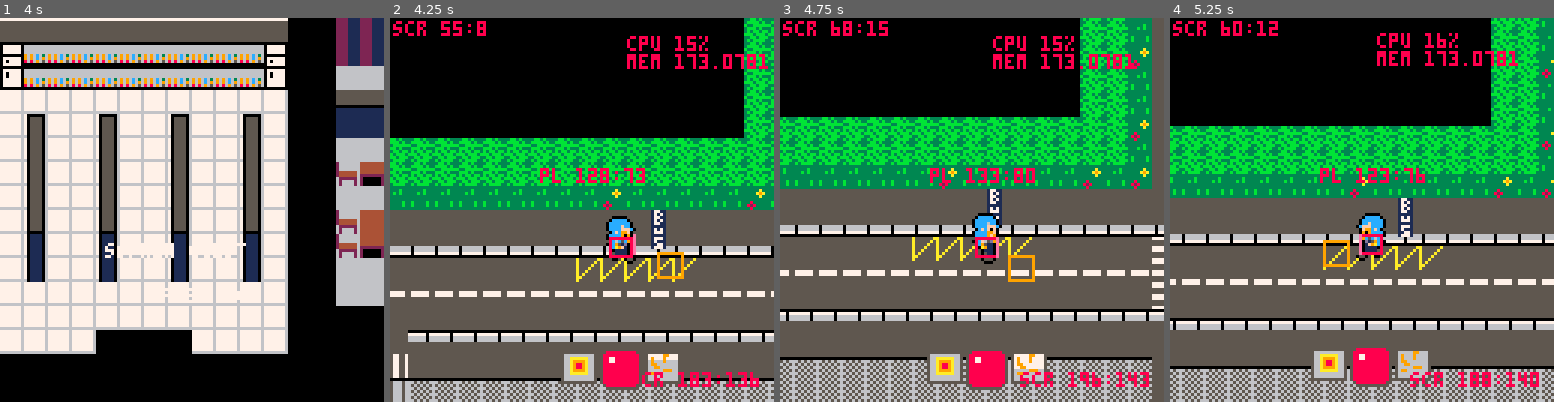
Above: before the commit, frames 1-4 (left to right).
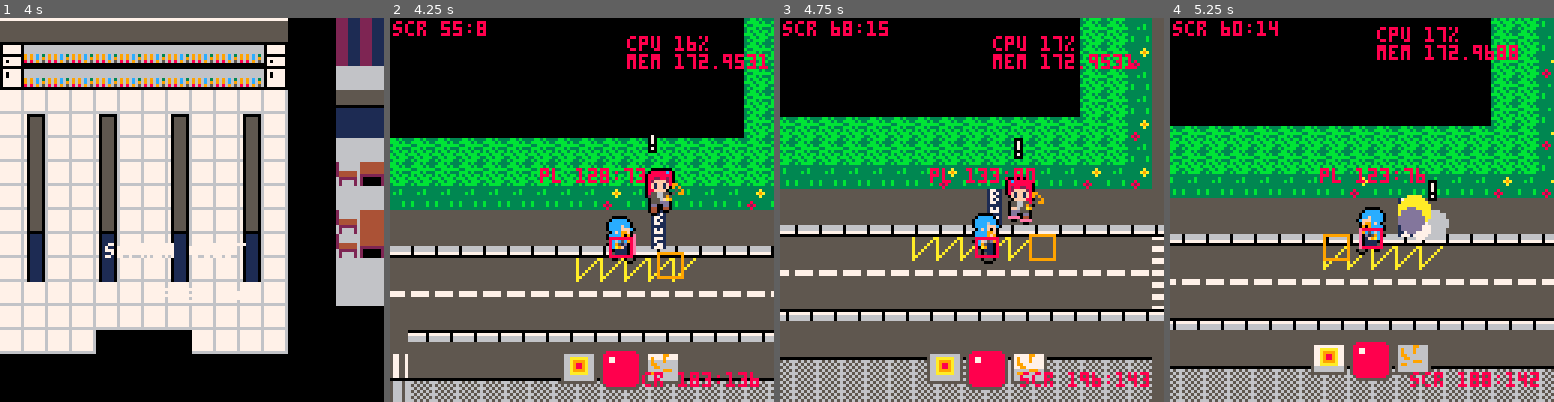
Above: after the commit, the same moments.

Repository: JasonHaenlin/pico-8-sophiaquest
Game: PICO-8 cartridge sophiaquest.p8
The game is run twice, just before and just after one commit, with the same random seed, the same clock (stepped at 60 frames per second) and the same inputs.
Inputs:
- Up to frame 1 (4 s): tap X (X key) at 0.33, 1.07, 1.85, 2.97 s; tap O (Z key) at 0.7, 1.7, 2.1, 2.5, 2.9, 3.3, 3.7 s; hold Right 1.6-2.1 s; hold Up 2.15-2.42 s; hold Right 2.47-3.03 s; hold Left 3.08-3.58 s; hold Down 3.63-3.97 s
- Up to frame 2 (4.25 s): hold Right from 4.02 s (still down); tap X (X key) at 4.08 s; tap O (Z key) at 4.1 s
- Up to frame 3 (4.75 s): tap O (Z key) at 4.5 s; release Right at 4.68 s; hold Up from 4.73 s (still down)
- Up to frame 4 (5.25 s): tap O (Z key) at 4.9 s; release Up at 5.03 s; hold Left from 5.08 s (still down); tap X (X key) at 5.2 s

Frame 1 is identical in both runs. In frame 2, 1.1% of the frame differs, in the area x 66-94%, y 4-52%; in frame 3, 1.4%; in frame 4, 4.4%, in the area x 25-97%, y 0-97%.

Commit message:
changed pattern

Diff:
--- a/sophiaquest.p8
+++ b/sophiaquest.p8
@@ -1577,15 +1577,15 @@
 
 
 __gff__
-800080808000008080808080808000008000008080000080808080808000000080008080800000808080000080000000800080808000000082a000000080800000000080808080808000000000000000008000808080008080000000000000000000000080808080800000000000000085850505000000808080808000000000
+000000808000000000008080808000000000008080000000000080808000000000008080800000000000000080000000800080808000000082a000000080800000000080808080808000000000000000008000808080008080000000000000000000000080808080800000000000000085850505000000808080808000000000
 0000008080800000000000000000000500000080808000000000000000000000000000808080000000000000000000000000008080800000000000000000000000000000000000000000000000000000000000000000000000000000000000000000000000000000000000000000000000000000000000000000000000000000
 __map__
 000000000000000000000000000000000000000000000000000000000000000000000000000000000000000000000000000000000000000000000000000000000000000000000000000000000000000000171818070808080808080808080918181900000000002525252525003e3e3e3e3e3e3e007979790079797b7b797979
 00000000000000000000000000000000000000000002022112521215125012212107080808080808080808090000000002020207080808080808080808080808080809121252121512500200000000000027282817181818181818181818192828290000000000301212127a003d3d3d3d3d3d3d004646460046467b7b464646
 0000000000000000000000000000000000000000000202211252121512501221211718181818181818181819000000002324021718181818181818181818181818181912125212151250020000000000000a0d0d27282828282828282828290d0d1c0202000000575757577b005657755657757c007c7c7c7c7c7c7c7c7c1230
-0000000000000000000000000000000000000000000202311252121512501202212728282828282828282829000000003334021718181818181818181818181818181912125212151250020000000000001a1b1b1d0d0d1e0d0d0d1e0d0d1f1b1b1c02020000002e2e2e2e2e7c7c7c7c7c7c7c7c7c7c7c7c007c7c7c7c7c1212
-0000000000000000000000000000000000000000000202211252121512501202211d1e1e1e1e0d1e1e1e1e1f000000002324021718181818181818181818181818181912125212151250020000000000001a1b1b2d1e1e1e1e1e1e1e1e1e2f1b431c02020000002e2e2e2e2e007c7c7c7c7c7c7c007c7c7c0043003e797c793e
-0000000000000000000000000000000000000000000202211252121512501202212d1e04041e0d1e04041e2f000000003334022728282828282828282828282828282912125212151250020000000202021a1b1b2d1e04041e1e1e04041e2f1b531c02020202002e2e2e2e2e0079474779797979007c7c7c0053003d467c463d
+0000000000000000000000000000000000000000000202311252121512501202212728282828282828282829000000003334021718181818181818181818181818181912125212151250020000000000001a1b1b1d0d0d1e0d0d0d1e0d0d1f1b1b1c02020000003b3b3b3b3b7c7c7c7c7c7c7c7c7c7c7c7c007c7c7c7c7c1212
+0000000000000000000000000000000000000000000202211252121512501202211d1e1e1e1e0d1e1e1e1e1f000000002324021718181818181818181818181818181912125212151250020000000000001a1b1b2d1e1e1e1e1e1e1e1e1e2f1b431c02020000003b3b3b3b3b007c7c7c7c7c7c7c007c7c7c0043003e797c793e
+0000000000000000000000000000000000000000000202211252121512501202212d1e04041e0d1e04041e2f000000003334022728282828282828282828282828282912125212151250020000000202021a1b1b2d1e04041e1e1e04041e2f1b531c02020202003b3b3b3b3b0079474779797979007c7c7c0053003d467c463d
 0002020202020202020202020202020202020202020202311252121512501223242d1e14141e1e1e14141e2f000000002324020a666666660b666666660b666666660c12125212151250020000002121212121212d1e14141e1e1e14141e2f12121221212121003e3e79797979464343463e3e3e00477c7c007c003d67676767
 0002020202020202020202020202020202020202020202211252121512501233343131121231313112123131000000003334021a1b04041b1b1b04041b1b1b04041b1c1212521215125002000000121212121212121212121212121212121212121203121212003d3d464646467c53537c3d3d3d0038757c007c006767674767
 0021212121212121212121212121213121212121213121311252121512501202020202121202020212120202000000000202021a1b14141b1b1b14141b1b1b14141b1c1212521215125002000000616161616161616161616161616161616161616113616161007c7c7c7c7c7c7c7c7c7c7c7c7c00477c7c007c006767674775
@@ -1598,7 +1598,7 @@
 0012121205050512121212121212121212121212121212121212121212121212121212121212121212121212000000004141414141414141414112121212414141410708080808080808090000000000000000000000000000003e00000000000000003e000000797979797c7c7c7c0047757c7c00797979797979797979797c
 00101010222222101010101010101010101010101010101012121010101010101010101010101010101010100000000012121212121212121212121212121202020217181818181818181900475647564756477700430b0b43003d56475647564756473d7c7700464638467c7c7c7c00387c7c7c00464646464646464646467c
 00202020323232202020202020202020202020202020202012122020202020202020202020202020202020200000000061616161616161616161121212121202213117181818181818181900575657565756577700537e7e53007c56575657565756577c7c77007c57577c7c7c7c7c0038757c7c007c7c7c7c7c7c7c7c7c7c7c
-0002121212121212161212161212164445161212162324310e0f21212121212121212121212121212121210200000000444516444516121216121212121202212324272828282828282829007c7c7c7c7c7c7c77002e2e2e2e007c7c7c7c7c7c7c7c7c7c7c77007c7c7c7c7c7c7c7c0047757c7c007c79797979797979797979
+0002121212121212161212161212164445161212162324310e0f21212121212121212121212121212121210200000000444516444516121216121212121202212324272828282828282829007c7c7c7c7c7c7c77003b3b3b3b007c7c7c7c7c7c7c7c7c7c7c77007c7c7c7c7c7c7c7c0047757c7c007c79797979797979797979
 0002121212121212161212161212165455161212163334020e0f213102212121212121212121212121212102000000005455165455161212161212121212022133341d0d0d0d0d0d0d0d1f00797c3e3e3e3e3e3e79437979797979793e3e3e3e3e797979797900797979797c7c7c7c00387c7c7c007c46464646464646464646
 0002070808080809161212161212166465161212162102210e0f212121210202020202020202020202020202000000006465166465161212161212121212022131212d0d0d0d0d0d0d0d2f00467c3d3d3d3d3d3d46534646464646463d3d3d3d3d4646464646003d3846467c7c7c7c0047757c7c007c7c7c7c7c7c7c7c7c7c7c
 0002171818181819121212121212121212121212121212121212212121210202020202020202020200000000000000001212121212121212121212121212022324212d1e1e1e1e1e1e1e2f007c7c7c7c7c7c7c7c7c7c7c7c7c7c7c7c7c7c7c7c7c7c7c7c7c51007c57577c7c7c7c7c00387c7c7c79797979797979797979791b
Not shown, changed: 27 lines of the sprite sheet (__gfx__) section of sophiaquest.p8
